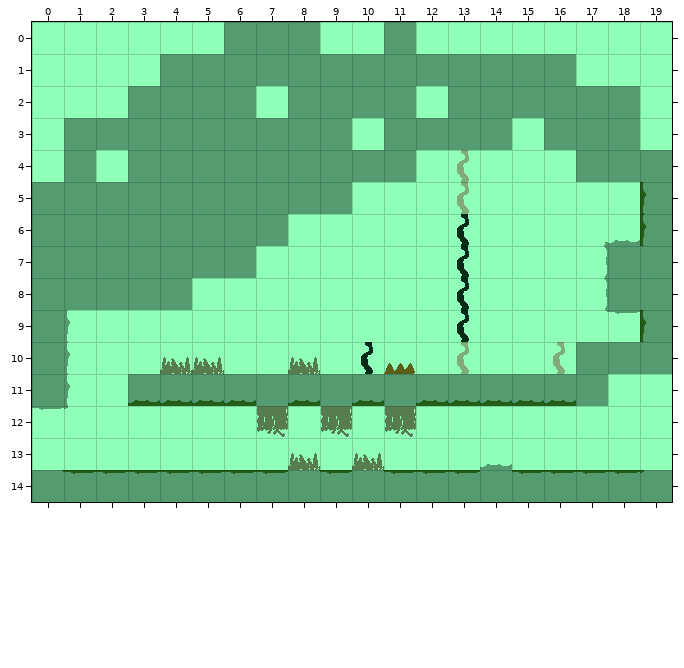
Level history. Tiled map: dat/room2.tmx. Above: the version before the commit.
Cells are 32x32 px. Shown: x 0..19, y 0..14.
New version:
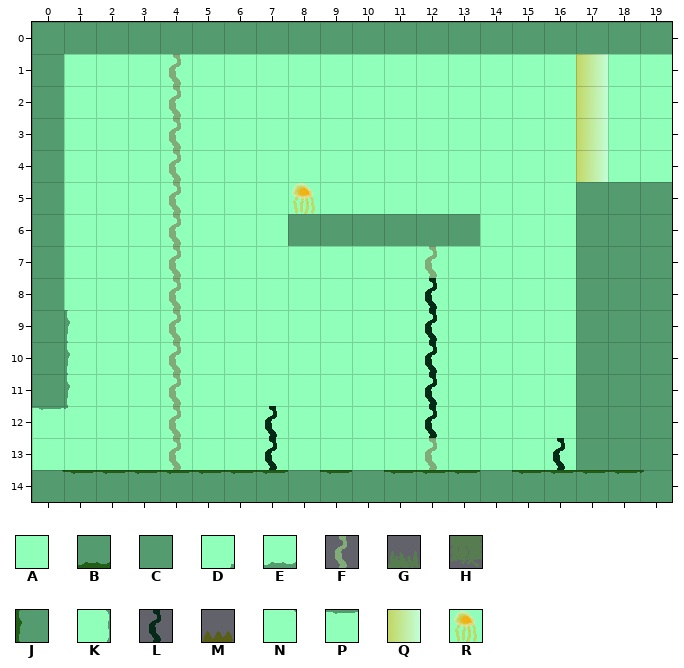
Key: from "tiles": A 1, B 3, C 5, D 6, E 7, F 9, G 10, H 11, J 36, K 38, L 41, M 42, N 70, P 71, Q 138, R 139.
_ is an empty cell.
See-through tiles are keyed as they look on the map.
Edits made:
Layer "floor1":
Tile D gives way to one hidden under a higher layer in row 6 at x 17.
Tile E gives way to one hidden under a higher layer in row 6 at x 18.
Tile J gives way to one hidden under a higher layer in rows 5 to 6 at x 19; in row 9 at x 19.
Tile K gives way to one hidden under a higher layer in rows 7 to 8 at x 17.
Tile N gives way to one hidden under a higher layer in row 9 at x 17.
Tile P gives way to one hidden under a higher layer in row 9 at x 18.
The edit turns tile B into tile A in row 11 at x 3 to 6, 8, 10 and 12 to 16.
The edit turns tile C into tile A in row 1 at x 4 to 16; in row 2 at x 3 to 6, 8 to 11 and 13 to 18; in row 3 at x 1 to 9, 11 to 14 and 16 to 18; in row 4 at x 1, 3 to 11 and 17 to 19; in row 5 at x 1 to 9; in row 6 at x 1 to 7.
The edit turns tile C into tile A in row 7 at x 1 to 6; in row 8 at x 1 to 4; in row 11 at x 7, 9 and 11.
The edit turns tile E into tile A in row 13 at x 14.
Layer "tileobs1":
The edit turns tile L into tile C in row 6 at x 13.
There is now tile C in row 0 at x 0 to 5, 9 to 10 and 12 to 19; in rows 1 to 4 at x 0; in row 5 at x 17 to 19; in row 6 at x 8 to 12 and 17 to 19; in rows 7 to 8 at x 17; in row 9 at x 17 to 19.
There is now tile C in row 11 at x 18 to 19; in rows 12 to 13 at x 17 to 19.
The edit turns tile G into tile F in row 10 at x 4.
There is now tile F in rows 1 to 6 at x 4; in row 7 at x 4 and 12; in rows 8 to 9 at x 4; in rows 11 to 12 at x 4; in row 13 at x 4 and 12.
The edit turns tile H into tile L in row 12 at x 7.
There is now tile L in rows 8 to 12 at x 12; in row 13 at x 7 and 16.
There is now tile Q in rows 1 to 4 at x 17.
There is now tile R in row 5 at x 8.
The edit erases tile F in rows 4 to 5 at x 13; in row 10 at x 13 and 16.
The edit erases tile G in row 10 at x 5 and 8; in row 13 at x 8 and 10.
The edit erases tile H in row 12 at x 9 and 11.
The edit erases tile L in rows 7 to 9 at x 13; in row 10 at x 10.
The edit erases tile M in row 10 at x 11.
